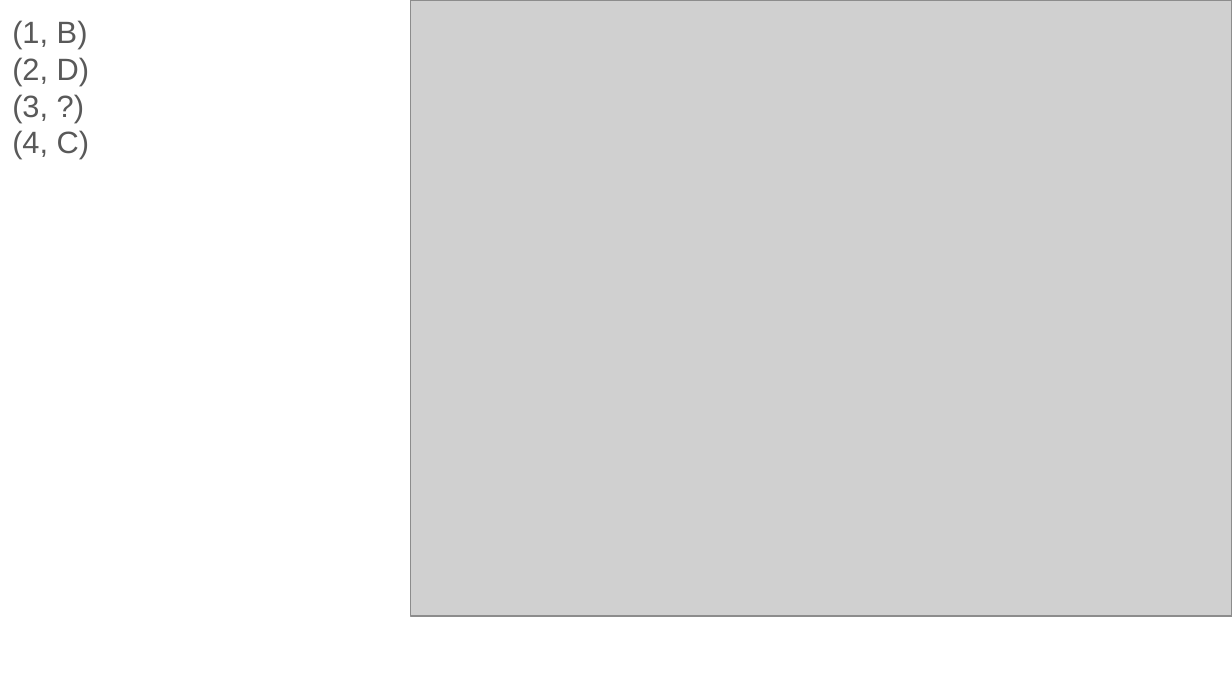
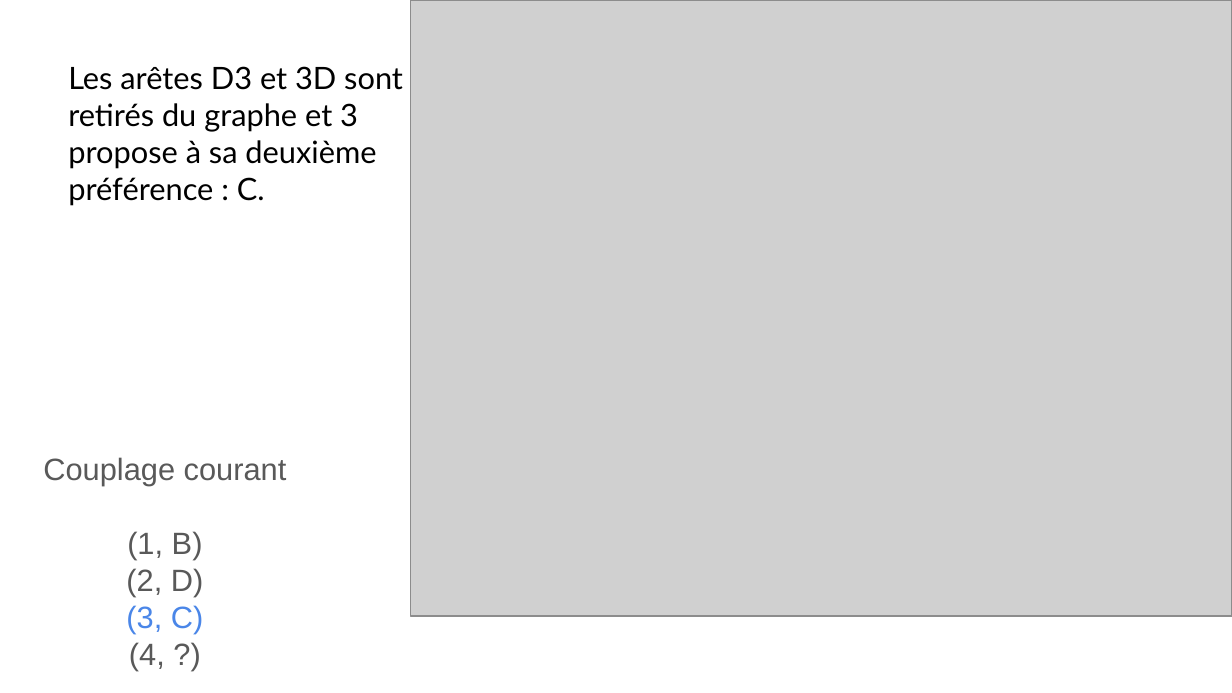
Before and after one commit to karimizerx/stable.roommates.problem, a slide deck: slide 9 of annexe.pptx (slide 4 before the commit). Drawn at 1232x693 pixels with LibreOffice and Linux fonts; fonts in the diff are those of the drawing; grey boxes stand for pictures. Boxes give left, top, right and bottom in pixels: in the first picture for what was removed or moved away, otherwise in the second. Text is boxed around its words. In the diff, an @@ line names an element or a change of style, - is before the commit and + after.

```diff
--- a/annexe.pptx
+++ b/annexe.pptx
@@ text added at [68,66,403,206], 18 pt, text #000000 @@
+Les arêtes D3 et 3D sont retirés du graphe et 3 propose à sa deuxième préférence : C.
@@ text "Couplage courant": place and size @@
-text "Couplage courant" at [12,20,89,159]
+text "Couplage courant" at [43,457,287,671]
@@ text at [43,457,287,486]: paragraph added @@
+Couplage courant
@@ text at [126,531,203,597]: alignment left to centre @@
@@ text at [126,605,203,671]: text changed; text colour #595959 to #4A86E8 @@
-(3, ?)
-(4, C)
+(3, C)
+(4, ?)
```
Also in this commit, not shown: 40 other slides changed, 8 slides added, 5 slides removed, 1 other file.
